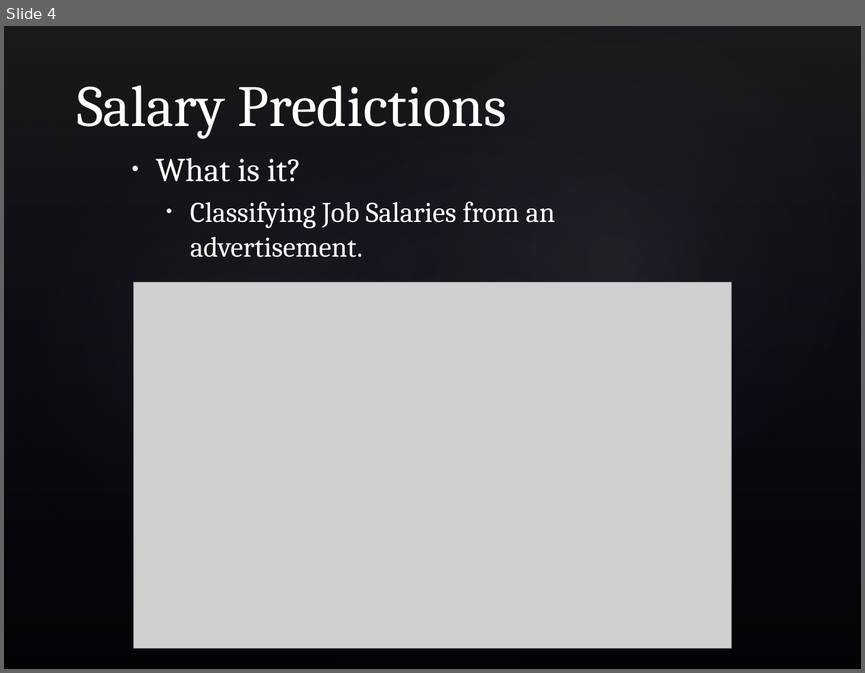
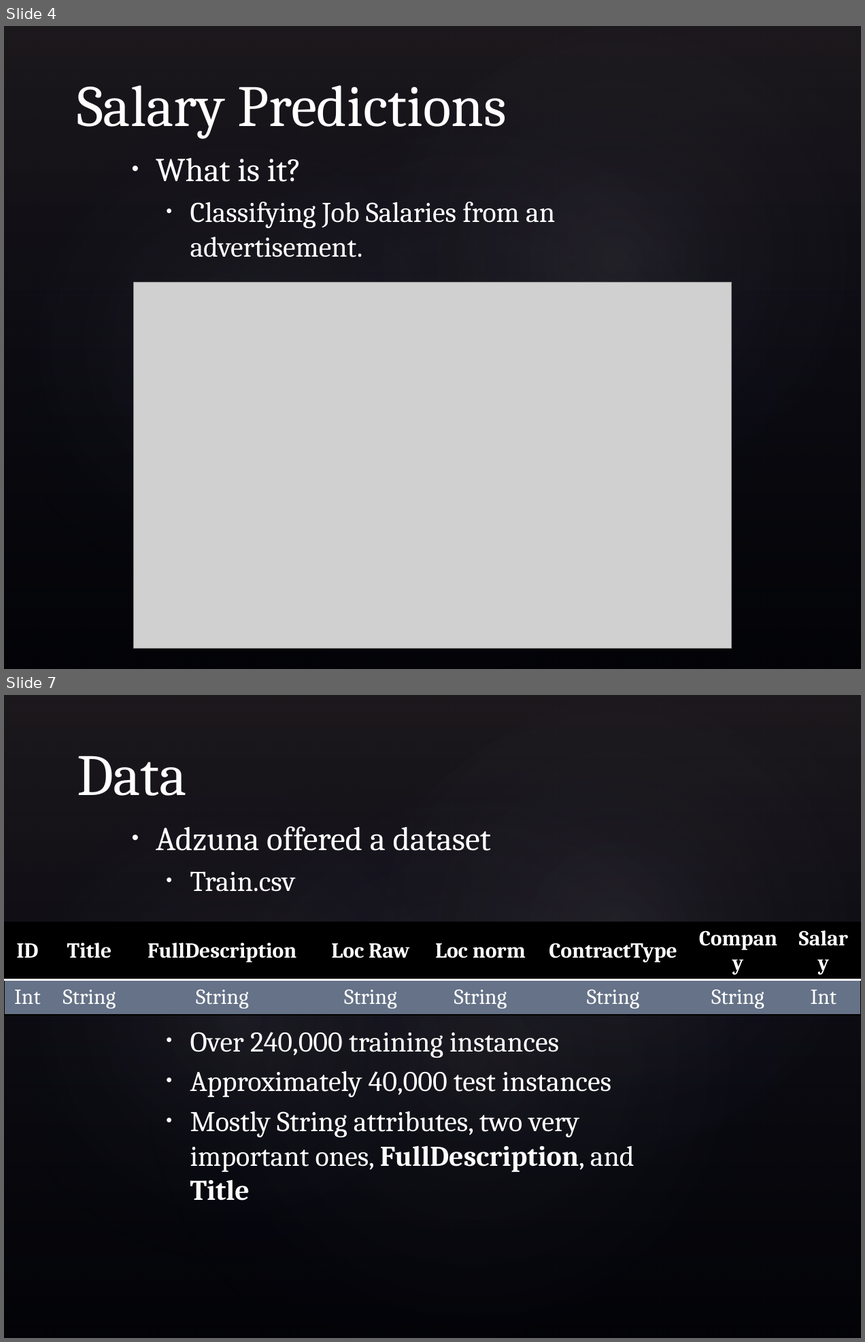
Before and after one commit to bradens/adzuna-competition, a slide deck: presentation.pptx. Shown one above the other, each under a label of ours: slide 4 before the commit, slides 4 and 7 after it; the slides between them are not shown. The pictures are 865x673 and 865x1342 pixels, drawn with LibreOffice and Linux fonts; fonts in the diff are those of the drawing; grey boxes stand for pictures; background and template pictures are left out. Boxes give left, top, right and bottom in pixels: in the first picture for what was removed or moved away, otherwise in the second. Text is boxed around its words. In the diff, an @@ line names an element or a change of style, - is before the commit and + after.

Commit message:
added presentation

```diff
--- a/presentation.pptx
+++ b/presentation.pptx
@@ slide 7 added at (4, 695, 861, 1338), background picture (left out); not listed: 4 template elements that a slide beside it also shows @@
@@ title added at (77, 756, 187, 796), 49 pt, text #FFFFFF @@
+Data
@@ text added at (156, 826, 634, 1200), 24 pt, text #FFFFFF @@
+• Adzuna offered a dataset
+  • Train.csv
+  • Over 240,000 training instances
+  • Approximately 40,000 test instances
+  • Mostly String attributes, two very important ones, FullDescription, and Title
@@ table added at (4, 922, 861, 1140), 2 rows, 8 columns @@
+ID | Title | FullDescription | Loc Raw | Loc norm | ContractType | Company | Salary
+Int | String | String | String | String | String | String | Int
```
Also in this commit, not shown: 7 other slides added, 1 slide removed, 1 other file.
